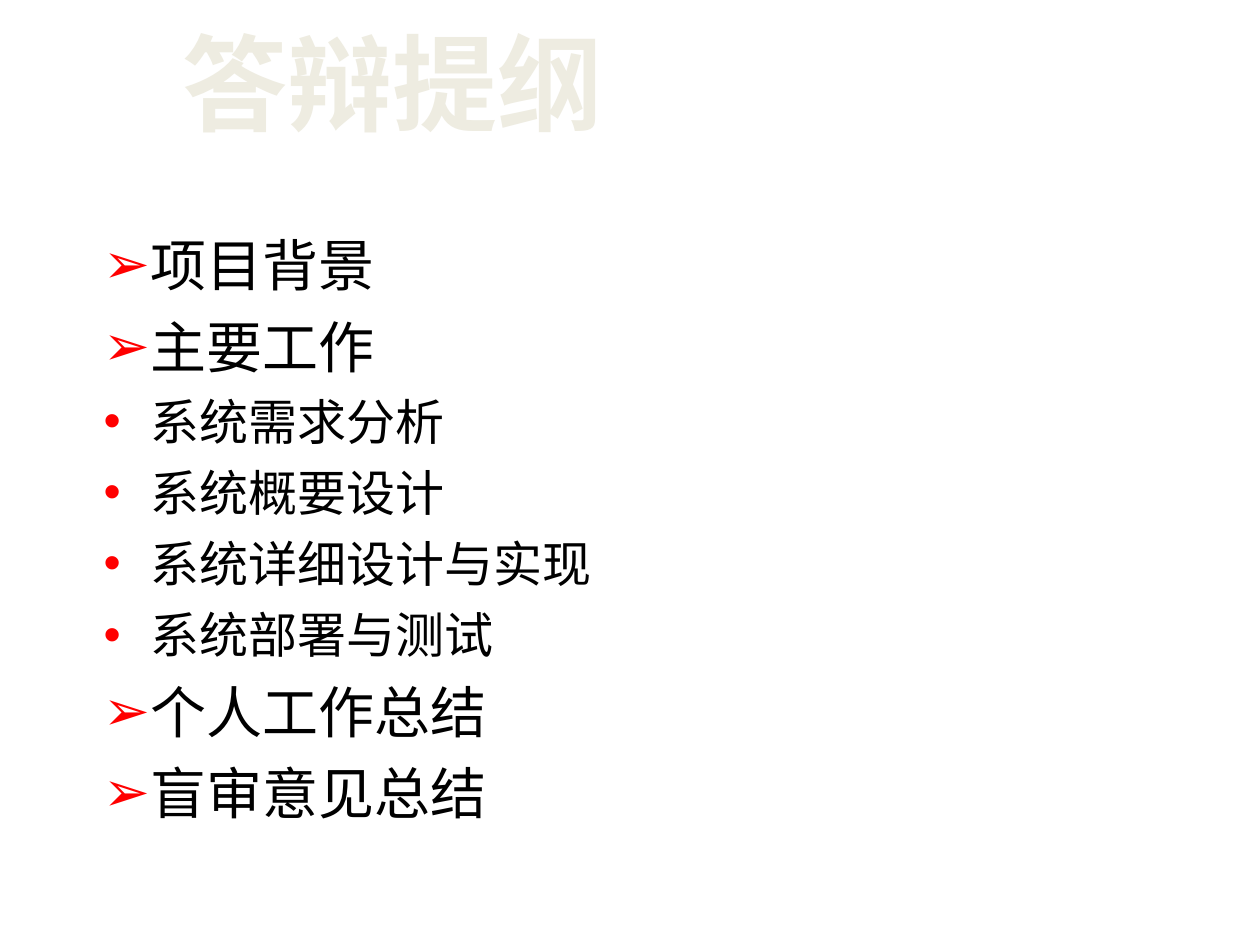
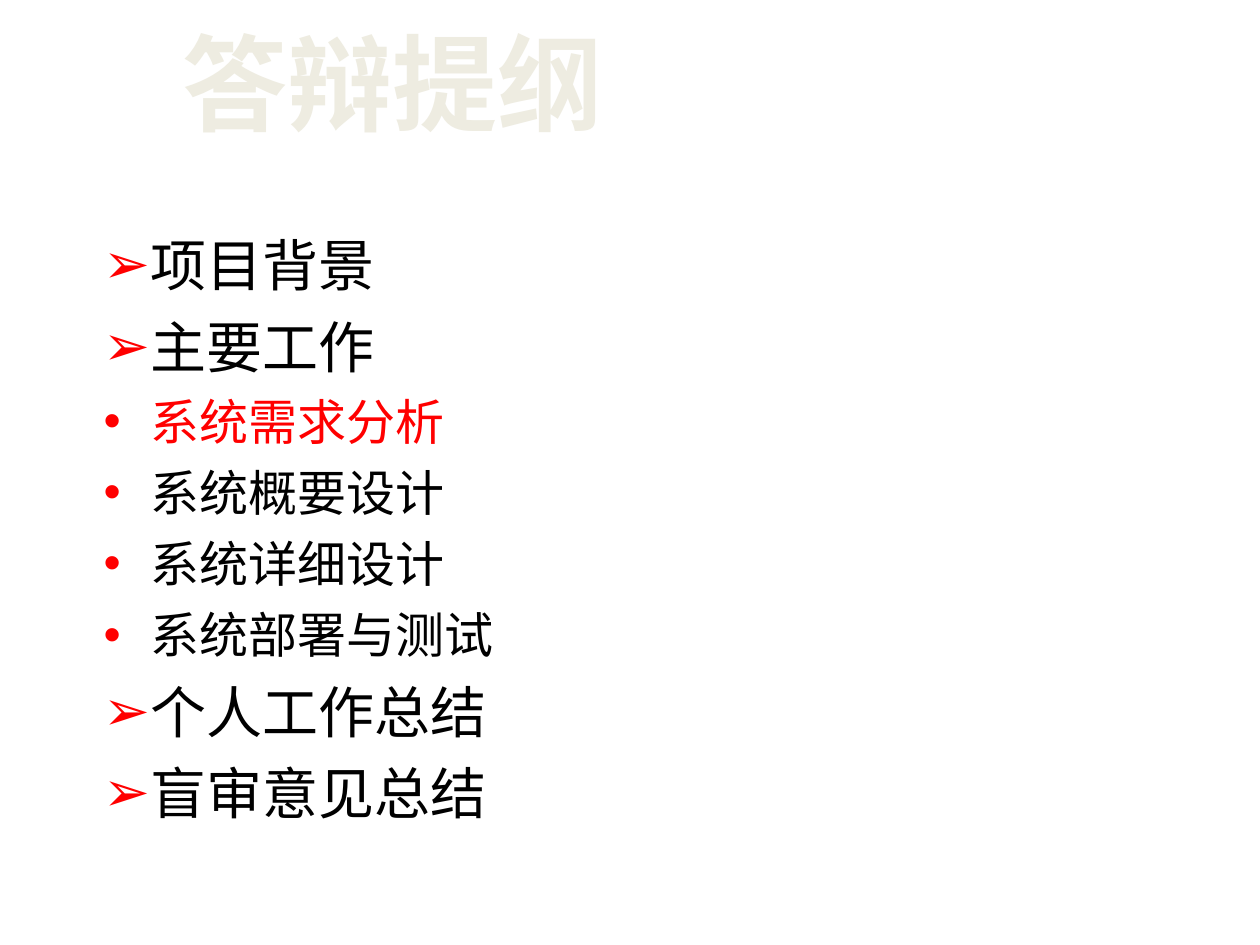
Before and after one commit to netbeen/BiyePaper, a slide deck: slide 4 of 答辩PPT.ppt (slide 2 before the commit). Drawn at 1260x945 pixels with LibreOffice and Linux fonts; fonts in the diff are those of the drawing; background and template pictures are left out. Boxes give left, top, right and bottom in pixels: in the first picture for what was removed or moved away, otherwise in the second. Text is boxed around its words. In the diff, an @@ line names an element or a change of style, - is before the commit and + after.

```diff
--- a/答辩PPT.ppt
+++ b/答辩PPT.ppt
@@ text at [151,398,445,444]: text colour #000000 to #FF0000 in "系统需求分析" @@
@@ text at [151,540,445,586]: text changed @@
-• 系统详细设计与实现
+• 系统详细设计
```
Also in this commit, not shown: 2 other slides changed, 30 slides added, 1 slide removed, 7 other files.
